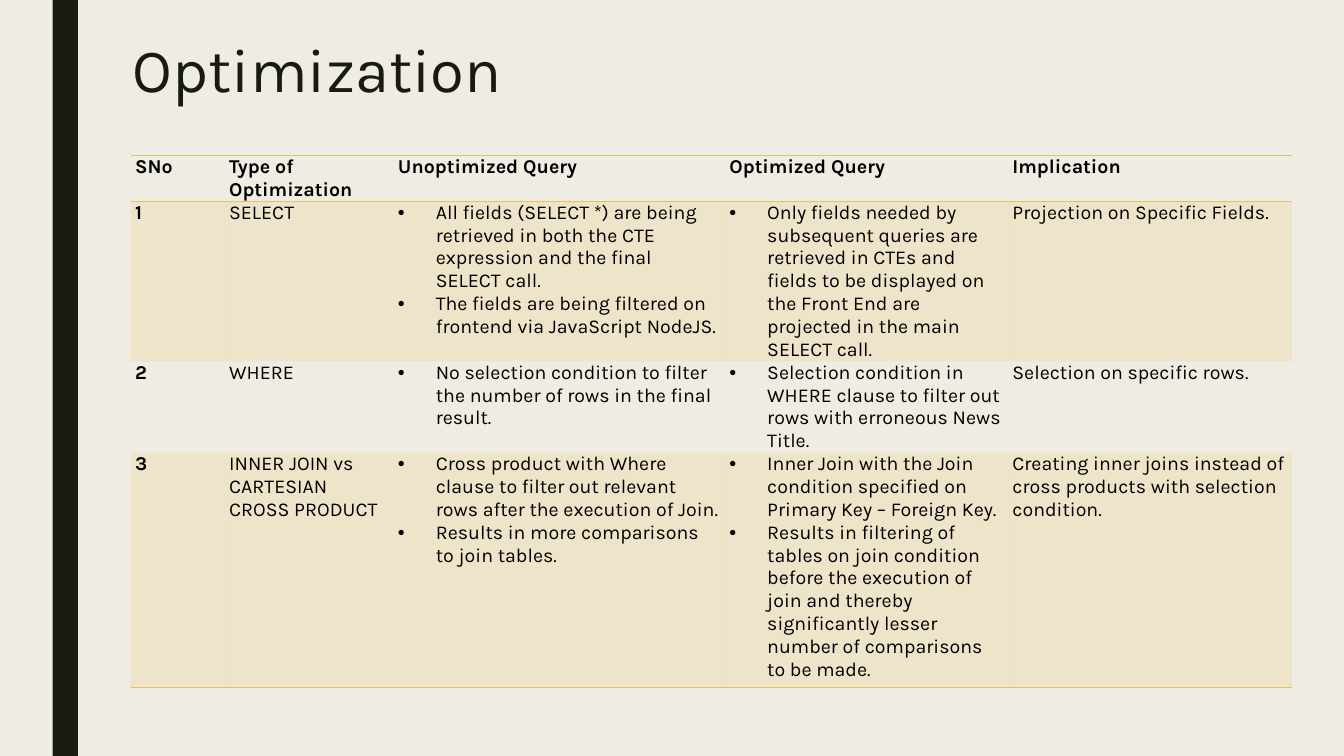
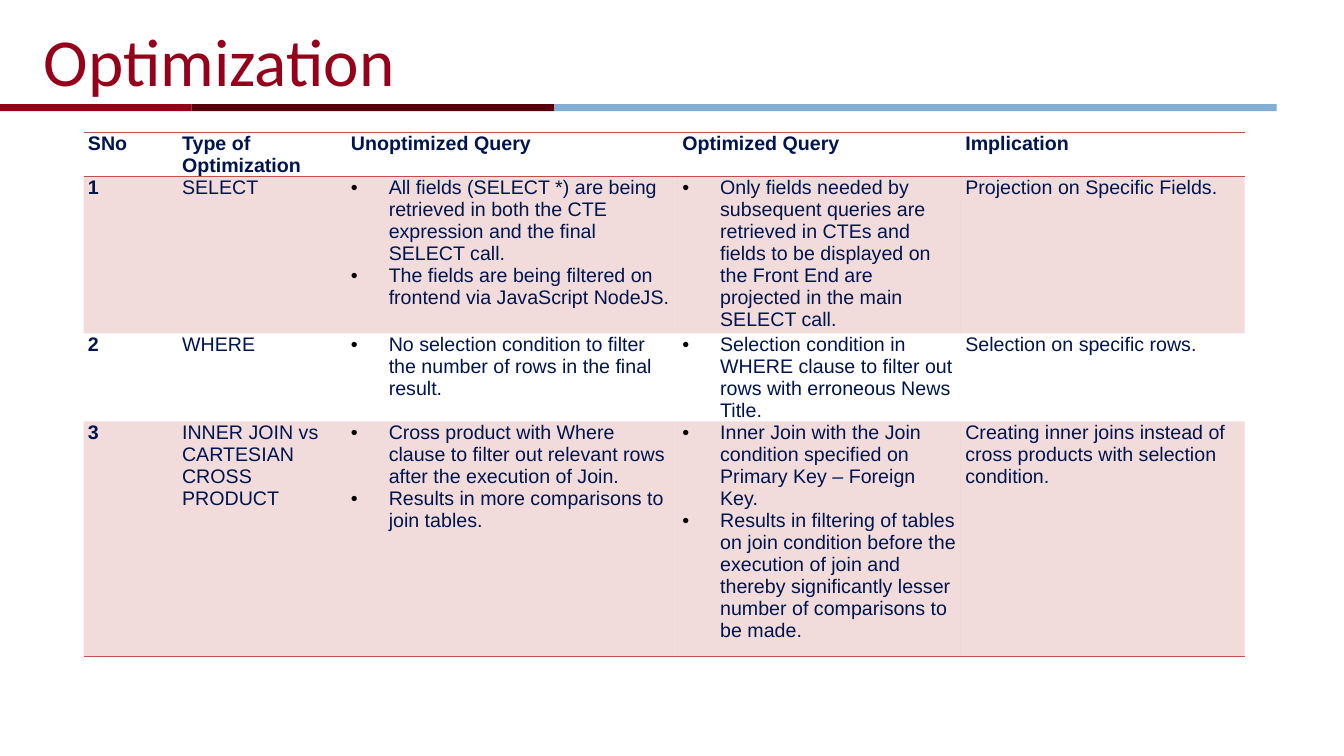
Before and after one commit to ShrivatsAgrawal/CIS550_Project_OPUS, a slide deck: slide 14 of Docs/finalcis550project.pptx. Drawn at 1344x756 pixels with LibreOffice and Linux fonts; fonts in the diff are those of the drawing; background and template pictures are left out. Boxes give left, top, right and bottom in pixels: in the first picture for what was removed or moved away, otherwise in the second. Text is boxed around its words. In the diff, an @@ line names an element or a change of style, - is before the commit and + after.

```diff
--- a/Docs/finalcis550project.pptx
+++ b/Docs/finalcis550project.pptx
@@ background #EFEDE3 to #FFFFFF @@
@@ title "Optimization": place and size @@
-title "Optimization" at bbox=[133, 49, 501, 107]
+title "Optimization" at bbox=[44, 39, 395, 97]
@@ title "Optimization" at bbox=[44, 39, 395, 97]: size 44 to 48 pt, font Karla to Calibri, text colour #191B0E to #95001A; line spacing 0.89 to 1; vertical alignment top to middle @@
@@ rectangle removed at bbox=[52, 0, 78, 756] @@
@@ rectangle added at bbox=[0, 104, 192, 111], fill #95001A @@
@@ rectangle added at bbox=[192, 104, 555, 111], fill #57000A @@
@@ rectangle added at bbox=[555, 104, 1277, 111], fill #82AFD3 @@
@@ table at bbox=[84, 132, 1246, 674] @@
@@ fill #E6C069 at 20% opacity to #C0504D at 20% opacity in 10 cells @@
@@ font Karla to Arial, text colour #000000 to #00144D @@
@@ borders changed @@
@@ table: place and size @@
-table at bbox=[131, 155, 1294, 689]
+table at bbox=[84, 132, 1246, 674]
```
Also in this commit, not shown: 16 other slides changed, 1 slide added, 1 slide removed.
